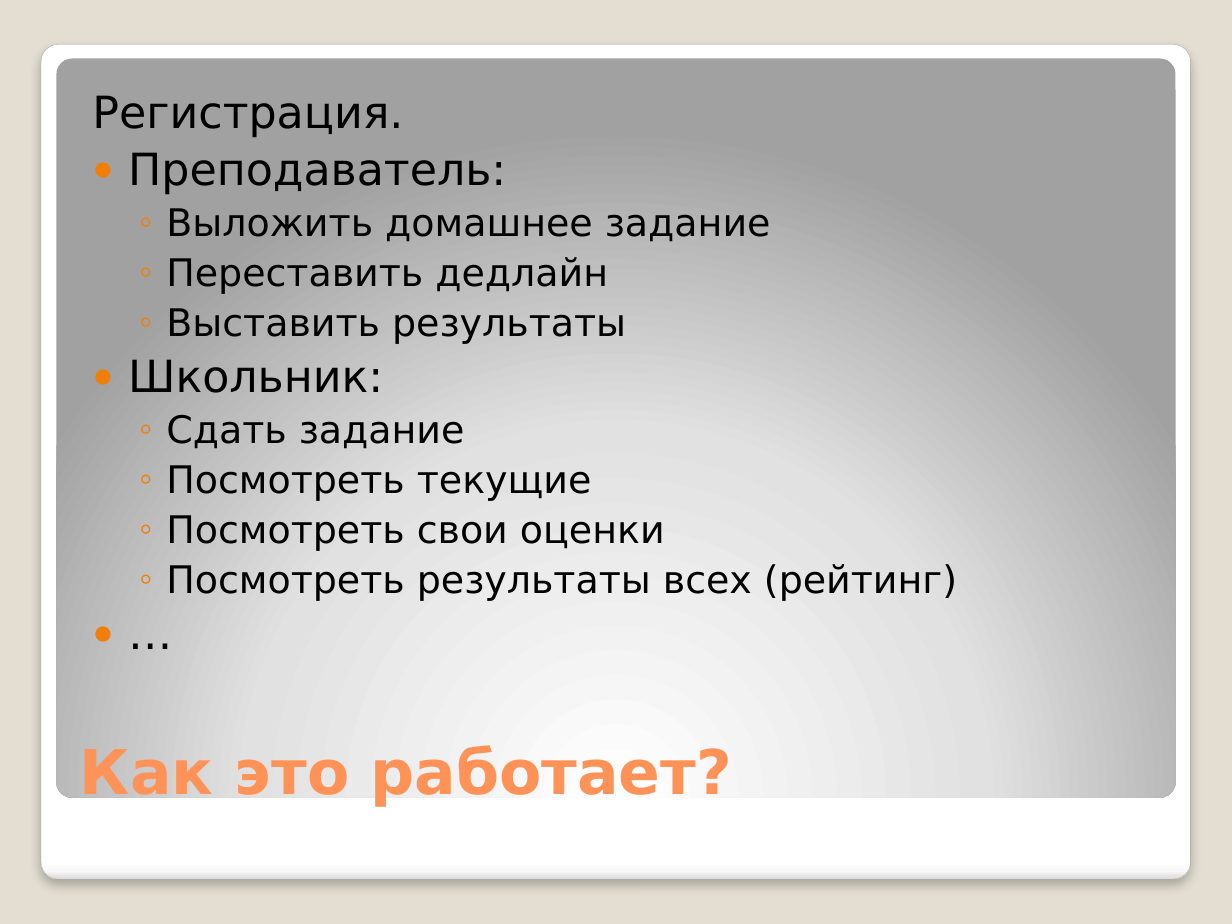
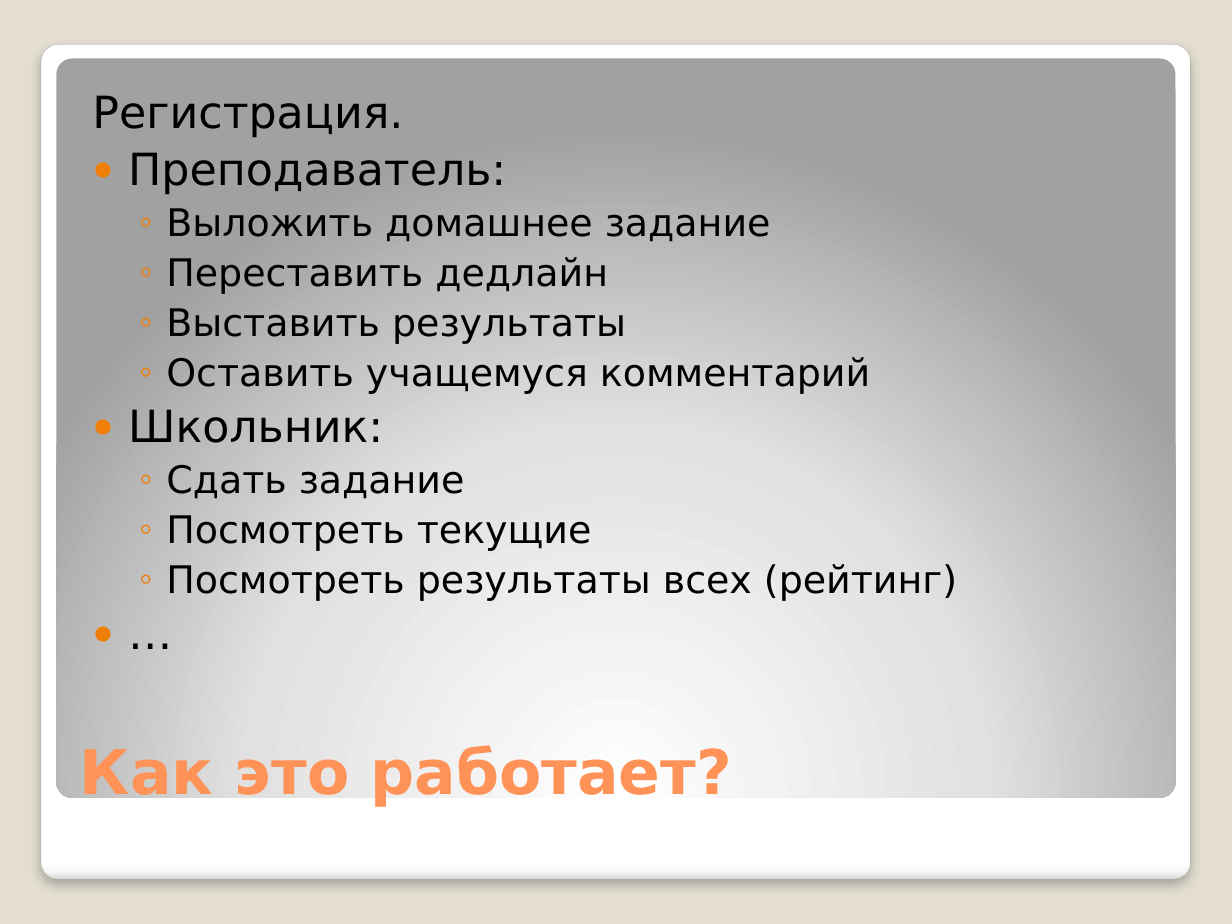
Before and after one commit to AlexandrSinitsyn/VK-bot, a slide deck: slide 3 of Presentation.pptx. Drawn at 1232x924 pixels with LibreOffice and Linux fonts; fonts in the diff are those of the drawing. Boxes give left, top, right and bottom in pixels: in the first picture for what was removed or moved away, otherwise in the second. Text is boxed around its words. In the diff, an @@ line names an element or a change of style, - is before the commit and + after.

```diff
--- a/Presentation.pptx
+++ b/Presentation.pptx
@@ text at box(166, 357, 870, 394): paragraph added @@
+  ◦ Оставить учащемуся комментарий
@@ text at box(166, 515, 665, 551): paragraph removed @@
-  ◦ Посмотреть свои оценки
```
Also in this commit, not shown: 2 other slides changed, 2 slides added, 5 other files.
